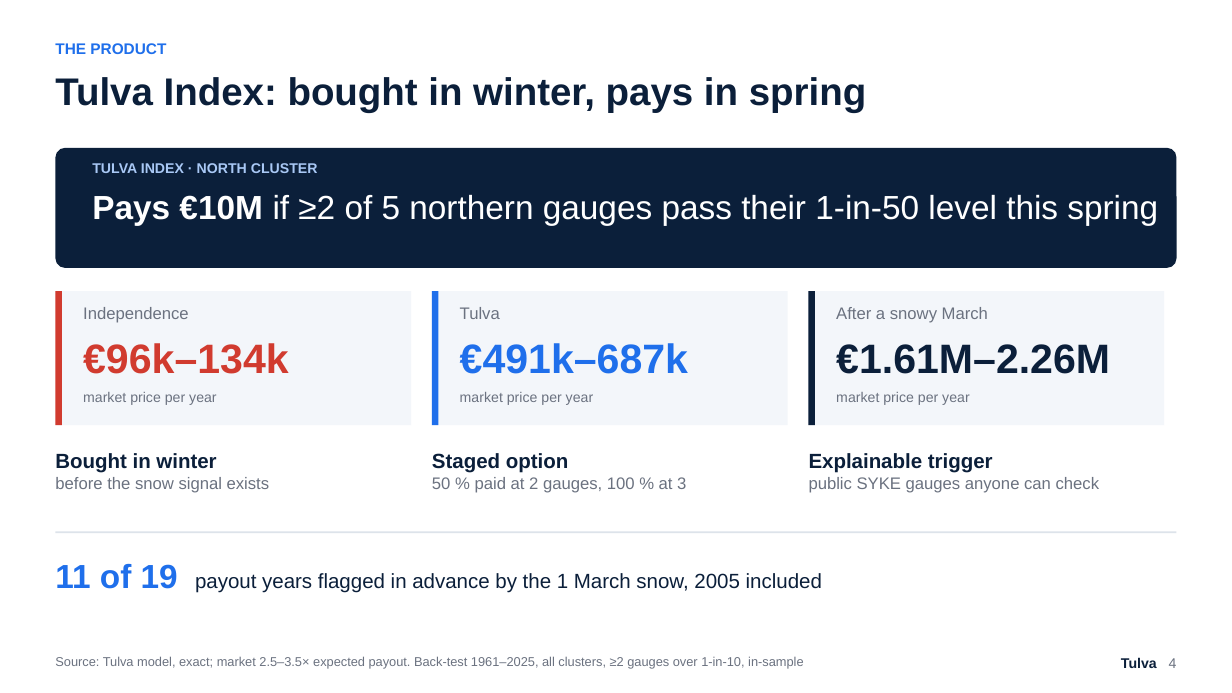
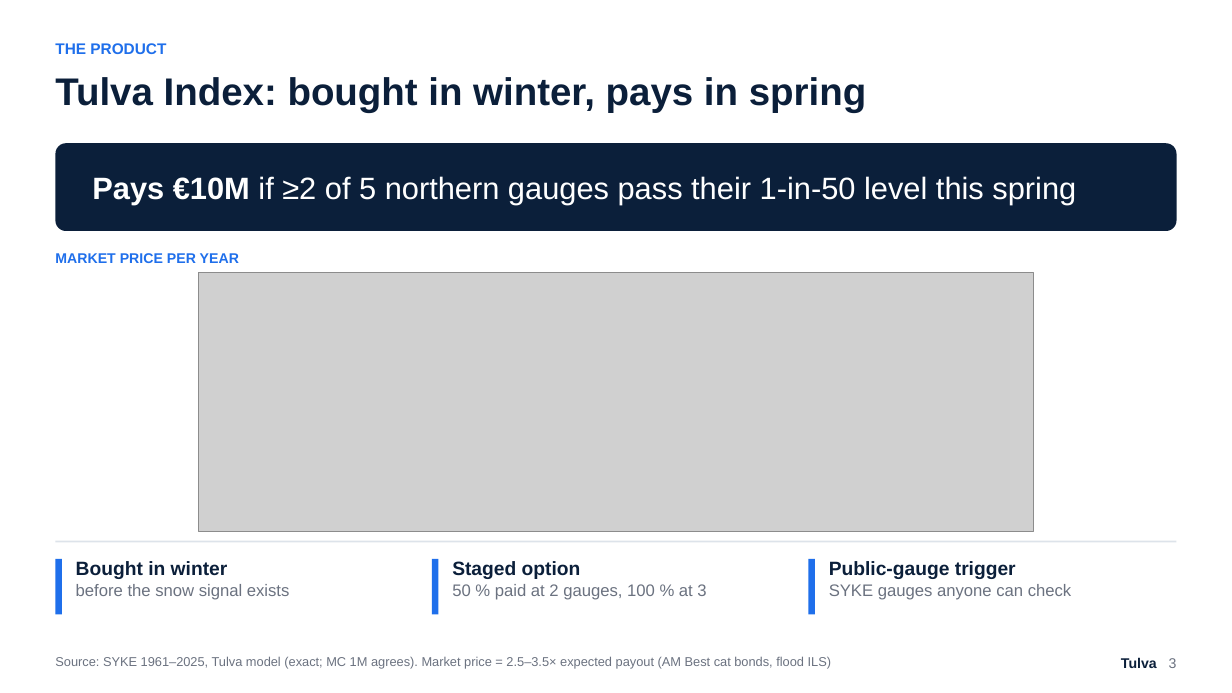
Before and after one commit to Zawaer/tulva, a slide deck: slide 3 of deck/Tulva_QxF2026.pptx (slide 4 before the commit). Drawn at 1232x693 pixels with LibreOffice and Linux fonts; fonts in the diff are those of the drawing; grey boxes stand for pictures. Boxes give left, top, right and bottom in pixels: in the first picture for what was removed or moved away, otherwise in the second. Text is boxed around its words. In the diff, an @@ line names an element or a change of style, - is before the commit and + after.

```diff
--- a/deck/Tulva_QxF2026.pptx
+++ b/deck/Tulva_QxF2026.pptx
@@ rounded rectangle resized from (x1=55, y1=148, x2=1177, y2=268) to (x1=55, y1=143, x2=1177, y2=231) @@
@@ rounded rectangle at (x1=55, y1=143, x2=1177, y2=231): proportions changed @@
@@ text "Pays €10M if ≥2 of ..." moved from (x1=92, y1=194, x2=1158, y2=226) to (x1=92, y1=176, x2=1076, y2=205) @@
@@ text "Pays €10M if ≥2 of ..." at (x1=92, y1=176, x2=1076, y2=205): size 26 to 24 pt; vertical alignment top to middle @@
@@ text removed at (x1=92, y1=163, x2=318, y2=173) @@
-TULVA INDEX · NORTH CLUSTER
@@ text at (x1=55, y1=253, x2=239, y2=263): text changed; text colour #6B7280 to #1F6FEB; bold on @@
-market price per year
+MARKET PRICE PER YEAR
@@ rectangle removed at (x1=55, y1=291, x2=411, y2=425) @@
@@ rectangle removed at (x1=55, y1=291, x2=62, y2=425) @@
@@ picture added at (x1=199, y1=273, x2=1033, y2=531) @@
@@ rectangle removed at (x1=432, y1=291, x2=787, y2=425) @@
@@ rectangle removed at (x1=809, y1=291, x2=1165, y2=425) @@
@@ rectangle removed at (x1=809, y1=291, x2=815, y2=425) @@
@@ text removed at (x1=83, y1=307, x2=189, y2=323) @@
-Independence
@@ text removed at (x1=460, y1=307, x2=500, y2=319) @@
-Tulva
@@ text removed at (x1=836, y1=307, x2=988, y2=323) @@
-After a snowy March
@@ text removed at (x1=83, y1=343, x2=289, y2=374) @@
-€96k–134k
@@ text removed at (x1=460, y1=343, x2=688, y2=374) @@
-€491k–687k
@@ text removed at (x1=836, y1=344, x2=1110, y2=374) @@
-€1.61M–2.26M
@@ text removed at (x1=460, y1=392, x2=594, y2=405) @@
-market price per year
@@ text removed at (x1=836, y1=392, x2=970, y2=405) @@
-market price per year
@@ rectangle moved from (x1=55, y1=531, x2=1177, y2=533) to (x1=55, y1=541, x2=1177, y2=543) @@
@@ text removed at (x1=55, y1=564, x2=822, y2=592) @@
-11 of 19 payout years flagged in advance by the 1 March snow, 2005 included
@@ rectangle added at (x1=55, y1=559, x2=62, y2=615), fill #1F6FEB @@
@@ text at (x1=76, y1=561, x2=228, y2=579): size 16 to 15 pt in "Bought in winter" @@
@@ text "Bought in winter" moved from (x1=55, y1=453, x2=270, y2=493) to (x1=76, y1=561, x2=290, y2=600) @@
@@ rectangle added at (x1=432, y1=559, x2=438, y2=615), fill #1F6FEB @@
@@ text at (x1=452, y1=561, x2=581, y2=579): size 16 to 15 pt in "Staged option" @@
@@ text "Staged option" moved from (x1=432, y1=453, x2=686, y2=493) to (x1=452, y1=561, x2=706, y2=600) @@
@@ rectangle resized from (x1=432, y1=291, x2=438, y2=425) to (x1=809, y1=559, x2=815, y2=615) @@
@@ text at (x1=829, y1=561, x2=1072, y2=600): text changed @@
-Explainable trigger
-public SYKE gauges anyone can check
+Public-gauge trigger
+SYKE gauges anyone can check
@@ text at (x1=55, y1=656, x2=831, y2=669): text changed @@
-Source: Tulva model, exact; market 2.5–3.5× expected payout. Back-test 1961–2025, all clusters, ≥2 gauges over 1-in-10, in-sample
+Source: SYKE 1961–2025, Tulva model (exact; MC 1M agrees). Market price = 2.5–3.5× expected payout (AM Best cat bonds, flood ILS)
@@ text at (x1=1121, y1=657, x2=1177, y2=668): text changed @@
-Tulva 4
+Tulva 3
```
Also in this commit, not shown: 5 other slides changed, 1 slide removed, 13 other files.
